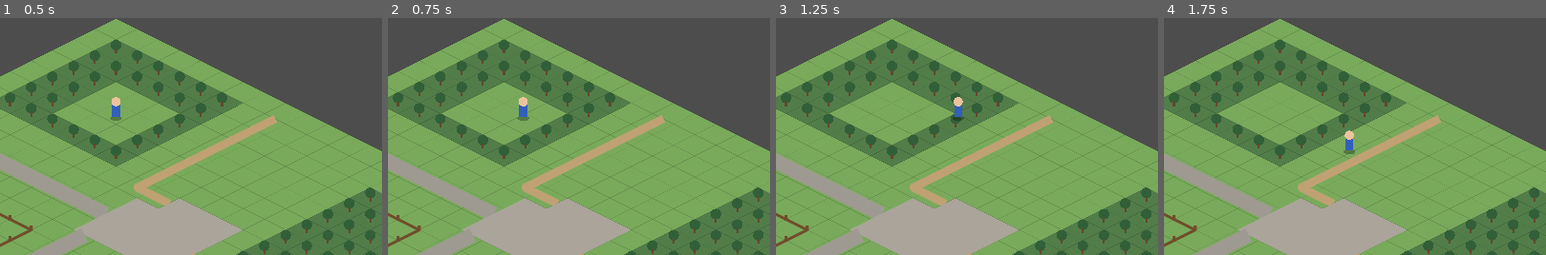
Above: before the commit, frames 1-4 (left to right).
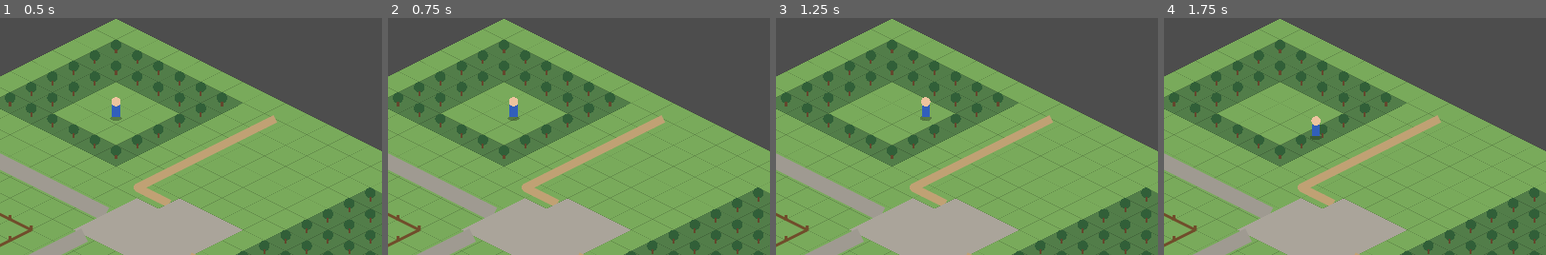
Above: after the commit, the same moments.

Repository: hkolberg/lille-gaardsliv
Game: Godot game, scene res://main.tscn
Same seed, same stepped clock (60 frames per second), same inputs: the game is played once before the commit and once after it.
Inputs (mouse positions are % of the whole screen's width and height, from its top left):
- Up to frame 1 (0.5 s): no input
- Up to frame 2 (0.75 s): tap Enter at 0.5 s; move the mouse to (72, 48) at 0.52 s; hold D (move_right) from 0.53 s (still down); click (72, 48) at 0.67 s
- Up to frame 3 (1.25 s): keep holding D (move_right)
- Up to frame 4 (1.75 s): move the mouse to (30, 59) at 1.27 s; release D (move_right) at 1.28 s; hold S (move_down) from 1.28 s (still down)
The pictures show only the part of the screen within x 35-85%, y 9-59%; the shares and areas given below are measured in that part.

Frame 1 is identical in both runs. In frame 2, 0.4% of the frame differs, in the area x 31-37%, y 33-44%; in frame 3, 0.4%; in frame 4, 0.4%.

Commit message:
Update walking terrain costs

Diff:
--- a/godot/main.gd
+++ b/godot/main.gd
@@ -106,10 +106,10 @@
 	}
 
 func _movement_for(category: String, surface: String) -> Dictionary:
-	var walk_cost := 1.0
-	if surface == "gravel": walk_cost = 0.9
-	elif surface == "cobblestone" or surface == "cobblestone_square": walk_cost = 0.8
-	elif category == "forest": walk_cost = 1.5
+	var walk_cost := 2.0
+	if surface == "gravel": walk_cost = 1.3
+	elif surface == "cobblestone" or surface == "cobblestone_square": walk_cost = 1.0
+	elif category == "forest": walk_cost = 3.0
 	return {
 		"walking": {"traversable": true, "cost": walk_cost},
 		"tractor": {"traversable": category != "forest"},
